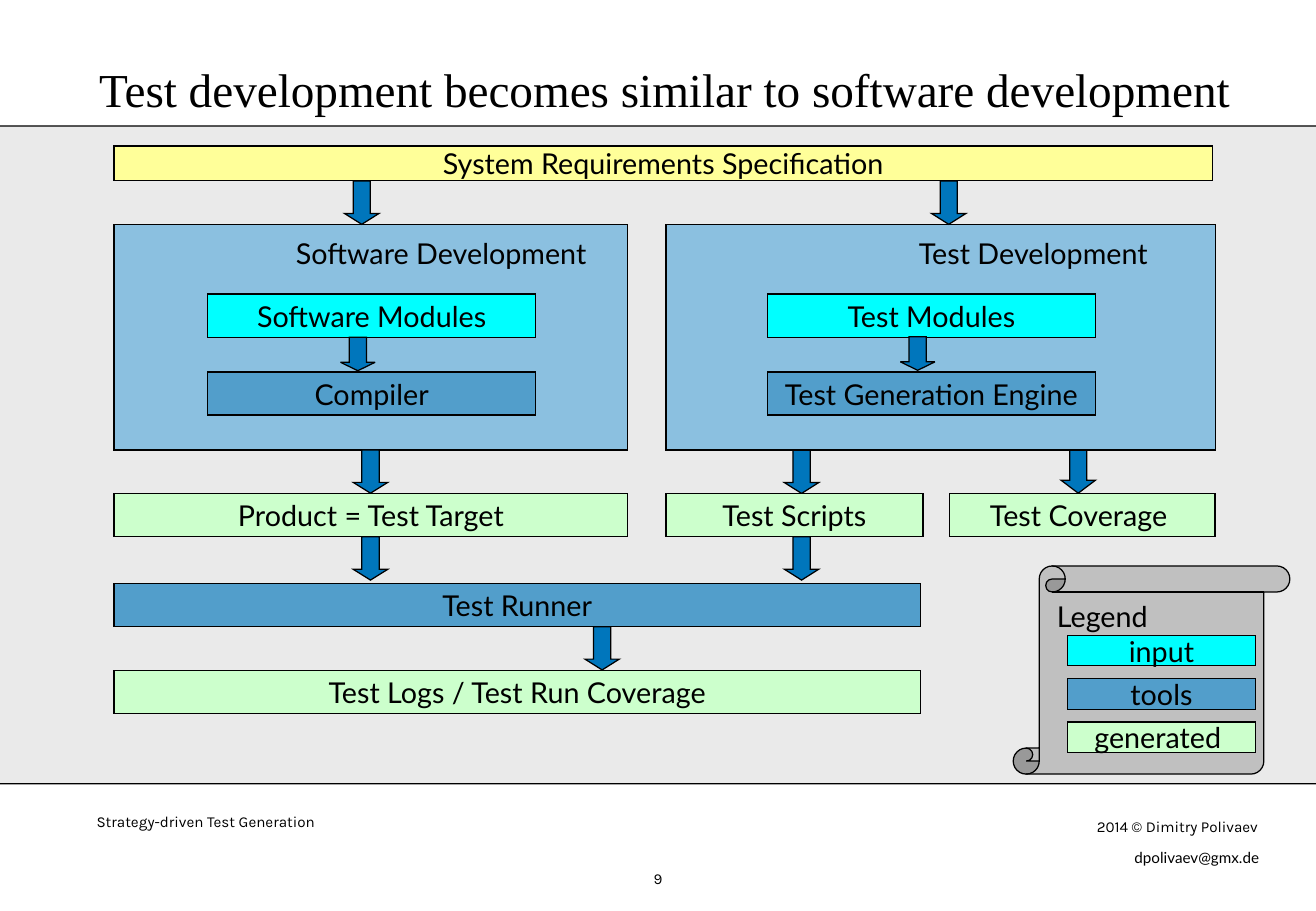
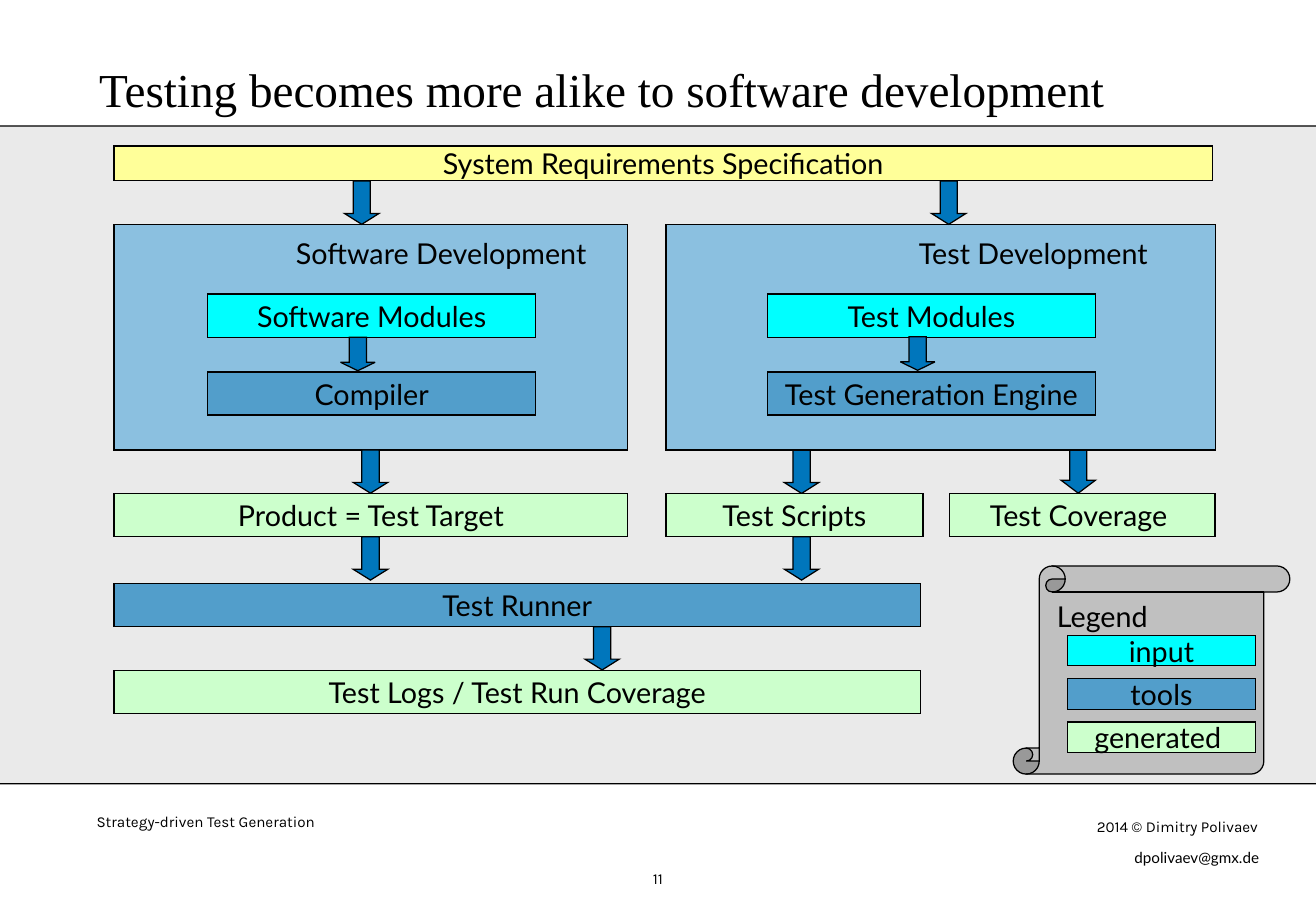
Before and after one commit to dpolivaev/test-generation, a slide deck: slide 11 of doc/StrategyDrivenTestGeneration.odp (slide 9 before the commit). Drawn at 1316x911 pixels with LibreOffice and Linux fonts; fonts in the diff are those of the drawing. Boxes give left, top, right and bottom in pixels: in the first picture for what was removed or moved away, otherwise in the second. Text is boxed around its words. In the diff, an @@ line names an element or a change of style, - is before the commit and + after.

```diff
--- a/doc/StrategyDrivenTestGeneration.odp
+++ b/doc/StrategyDrivenTestGeneration.odp
@@ title at (99,73,1104,116): text changed @@
-Test development becomes similar to software development
+Testing becomes more alike to software development
@@ page number at (653,874,663,884): text changed @@
-9
+11
```
Also in this commit, not shown: 4 other slides changed, 1 slide added.
